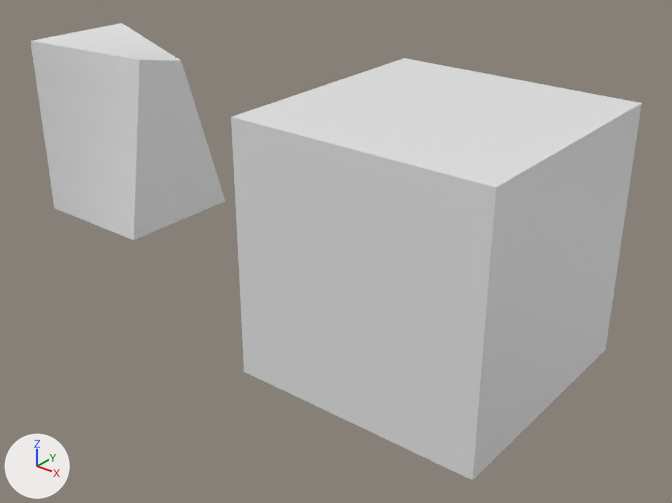
Before and after pictures for a commit that changed the Blender file EngineG/models/testModel.blend.
The view is the same before and after, from a 50 mm lens placed at (5.77, -9.23, 5.12), pointed at (-1.73, 0.15, -0.7). Lighting does not change. The marker at lower left points along +X, +Y and +Z.

The scene before the commit, as lines of its bpy script (objects in view):
```python
me_cube = bpy.data.meshes.new('Cube')
me_cube.from_pydata(...)  # 98 vertices, 96 faces; spans x -1.0..1.0, y -1.0..1.0, z -1.0..1.91
me_cube.materials.append(mat_material)  # its picture is missing
me_cube_001 = bpy.data.meshes.new('Cube.001')
me_cube_001.from_pydata(...)  # 98 vertices, 96 faces; spans x -1.0..1.0, y -1.0..1.0, z -1.0..1.0
me_cube_001.materials.append(mat_material)  # its picture is missing
ob_cube = bpy.data.objects.new('Cube', me_cube)
ob_cube.location = (-5.81, 0.0, 0.0)
ob_cube_001 = bpy.data.objects.new('Cube.001', me_cube_001)
ob_cube_001.location = (0.0, 0.0, 0.0)
ob_cube_001.scale = (1.77, 1.77, 1.77)
_m = ob_cube_001.modifiers.new('Triangulate', 'TRIANGULATE')
```
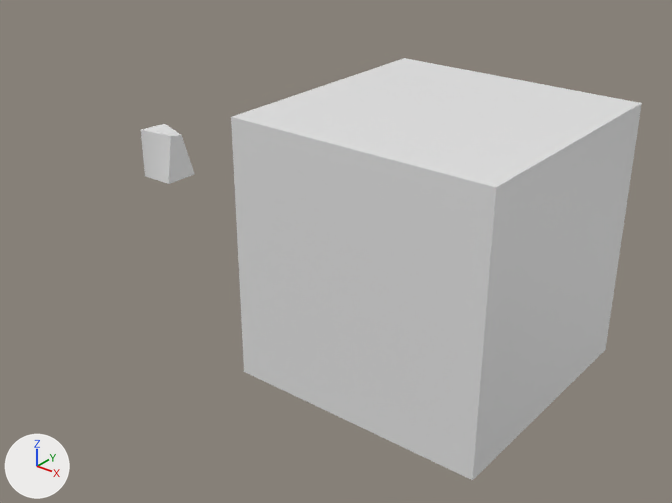
The newer file is also rescaled (x3.607) as a whole; pictures and numbers use the older file's frame.

Where the change shows, as pixel boxes (x1, y1, x2, y2) in the pictures (672 x 503 px):
'Cube', moved, rescaled (72% narrower, 72% shorter)
    before: (31, 23, 225, 240)
    after: (141, 124, 194, 184)

Edits to the bpy script that builds the scene:
```text
Change ob_cube:
    ob_cube.location: (-5.81, 0.0, 0.0) -> (-5.01, 0.0, 0.0)
    ob_cube.scale: (1.0, 1.0, 1.0) -> (0.277, 0.277, 0.277)
```
